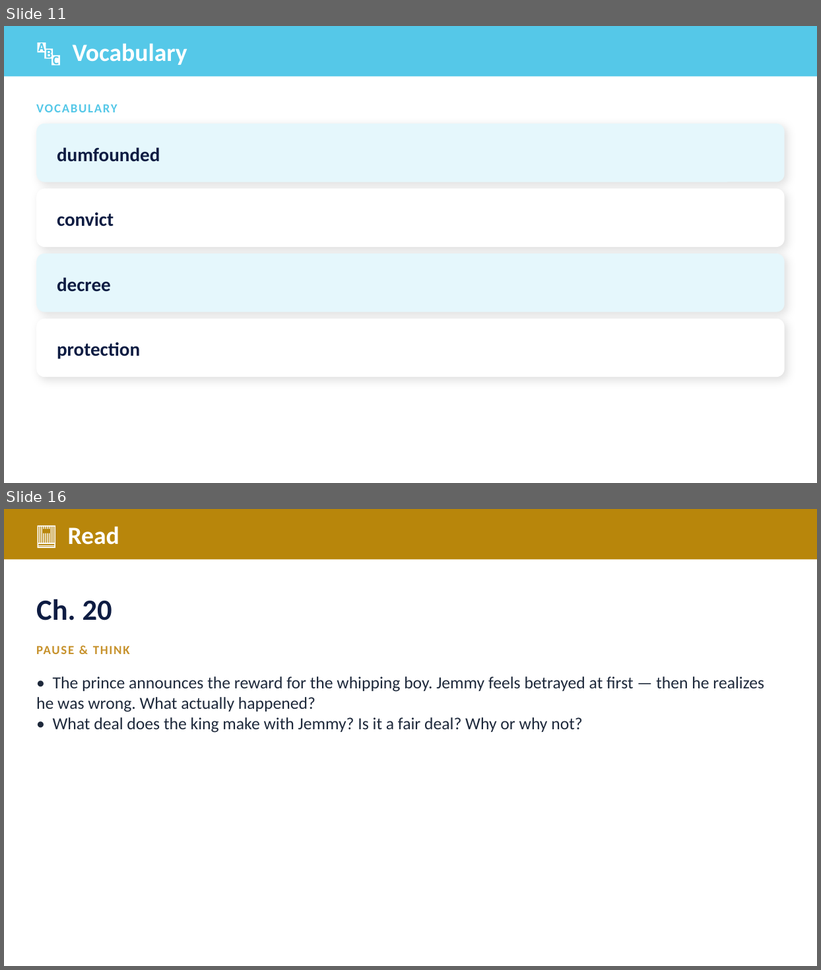
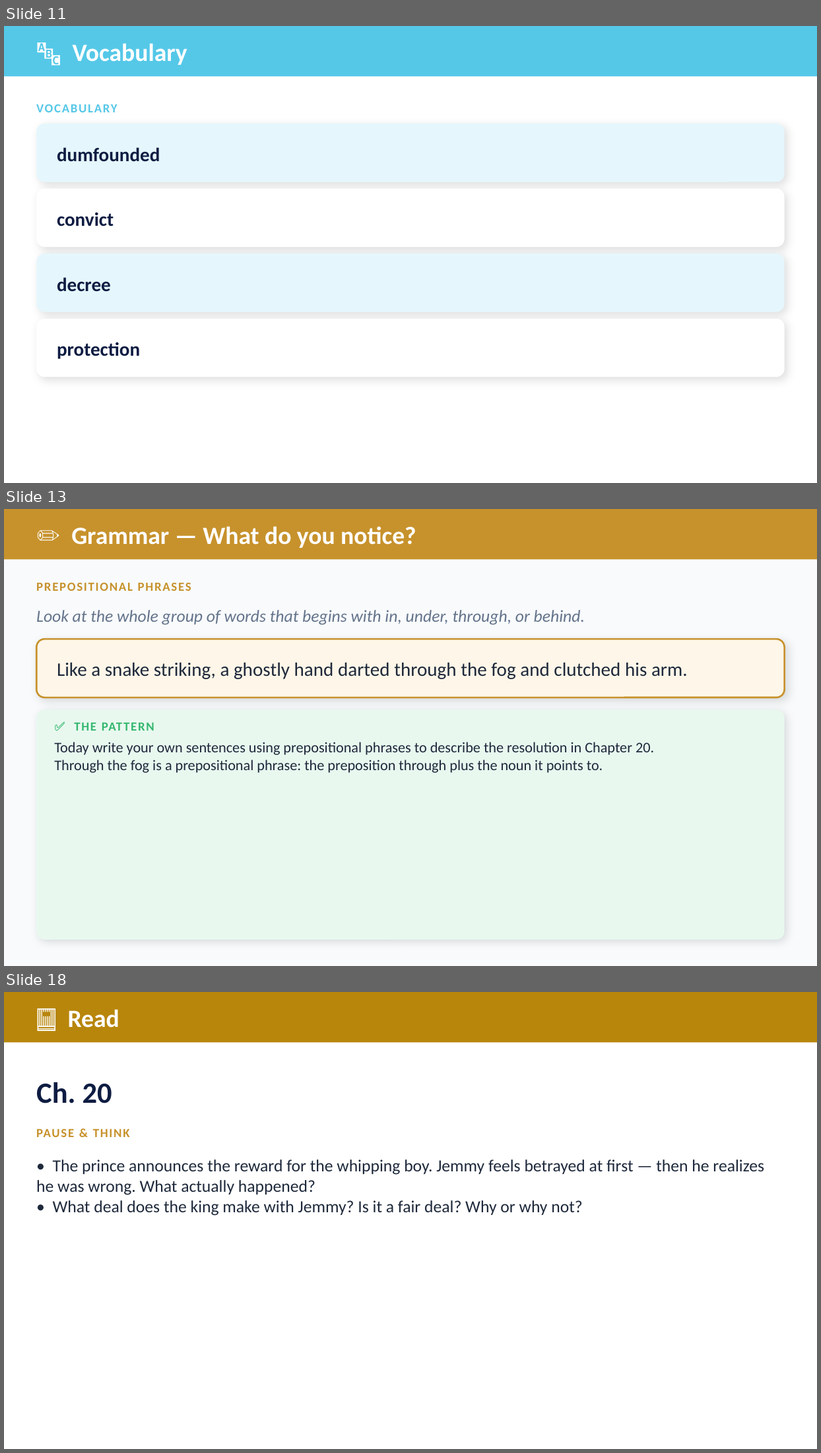
Before and after one commit to optimaondemand/optima-3rd-ela, a slide deck: Planning docs/Slides/lesson-21-3-teacher-slides.pptx. Shown one above the other, each under a label of ours: slides 11 and 16 before the commit, slides 11, 13 and 18 after it; the slides between them are not shown. The pictures are 821x970 and 821x1453 pixels, drawn with LibreOffice and Linux fonts; fonts in the diff are those of the drawing. Boxes give left, top, right and bottom in pixels: in the first picture for what was removed or moved away, otherwise in the second. Text is boxed around its words. In the diff, an @@ line names an element or a change of style, - is before the commit and + after.

```diff
--- a/Planning docs/Slides/lesson-21-3-teacher-slides.pptx
+++ b/Planning docs/Slides/lesson-21-3-teacher-slides.pptx
@@ slide 13 added at [4, 509, 817, 966], background #F8FAFC @@
@@ rectangle added at [4, 509, 817, 559], fill #C7922C @@
@@ text added at [71, 526, 416, 548], 22 pt, text #FFFFFF, bold @@
+✏️ Grammar — What do you notice?
@@ text added at [36, 582, 191, 591], 11 pt, text #C7922C, bold @@
+PREPOSITIONAL PHRASES
@@ text added at [36, 610, 585, 625], 15 pt, text #64748B, italic @@
+Look at the whole group of words that begins with in, under, through, or behind.
@@ rounded rectangle added at [36, 639, 785, 698], fill #FEF6E8, outline #C7922C 1.5 pt @@
@@ text added at [57, 662, 688, 679], 17 pt, text #1E293B @@
+Like a snake striking, a ghostly hand darted through the fog and clutched his arm.
@@ rounded rectangle added at [36, 710, 785, 940], fill #E8F8EF @@
@@ text added at [74, 723, 96, 731], 11 pt, text #34B76F, bold @@
+✅ THE PATTERN
@@ text added at [54, 742, 654, 773], 13 pt, text #1E293B @@
+Today write your own sentences using prepositional phrases to describe the resolution in Chapter 20.
+Through the fog is a prepositional phrase: the preposition through plus the noun it points to.
@@ what was slide 16 is now slide 18 @@
```
Also in this commit, not shown: 2 slides changed, 6 other slides added, 5 slides removed, 20 other files.
